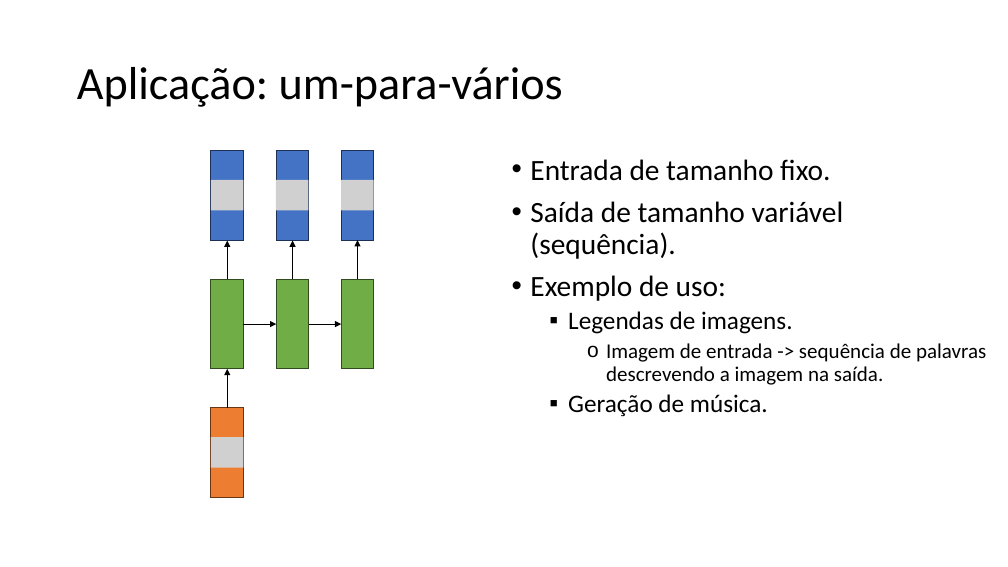
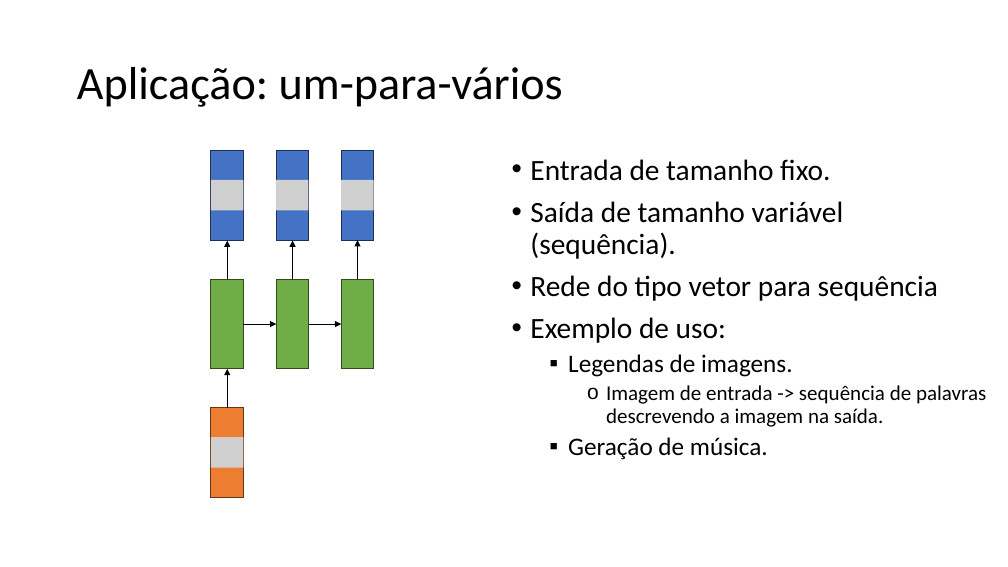
Before and after one commit to zz4fap/c24_inteligencia_artificial, a slide deck: slide 61 of slides/C24_RNN.pptx. Drawn at 1008x567 pixels with LibreOffice and Linux fonts; fonts in the diff are those of the drawing; grey boxes stand for pictures. Boxes give left, top, right and bottom in pixels: in the first picture for what was removed or moved away, otherwise in the second. Text is boxed around its words. In the diff, an @@ line names an element or a change of style, - is before the commit and + after.

```diff
--- a/slides/C24_RNN.pptx
+++ b/slides/C24_RNN.pptx
@@ text at [530,275,938,301]: paragraph added @@
+• Rede do tipo vetor para sequência
```
Also in this commit, not shown: 5 other slides changed, 1 slide added.
